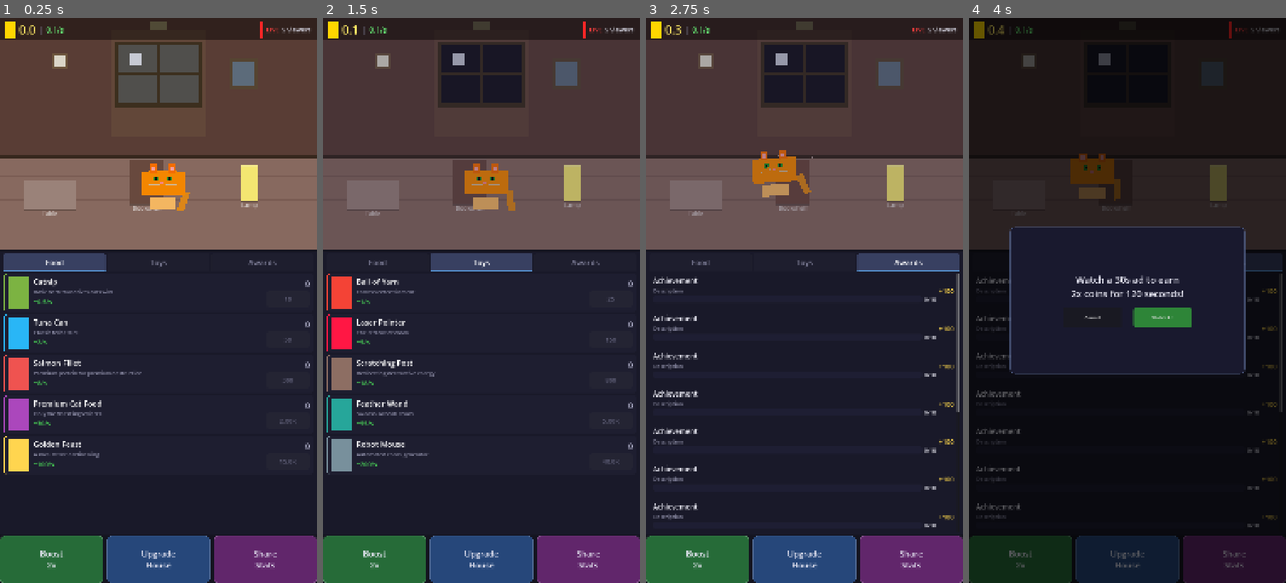
Above: before the commit, frames 1-4 (left to right).
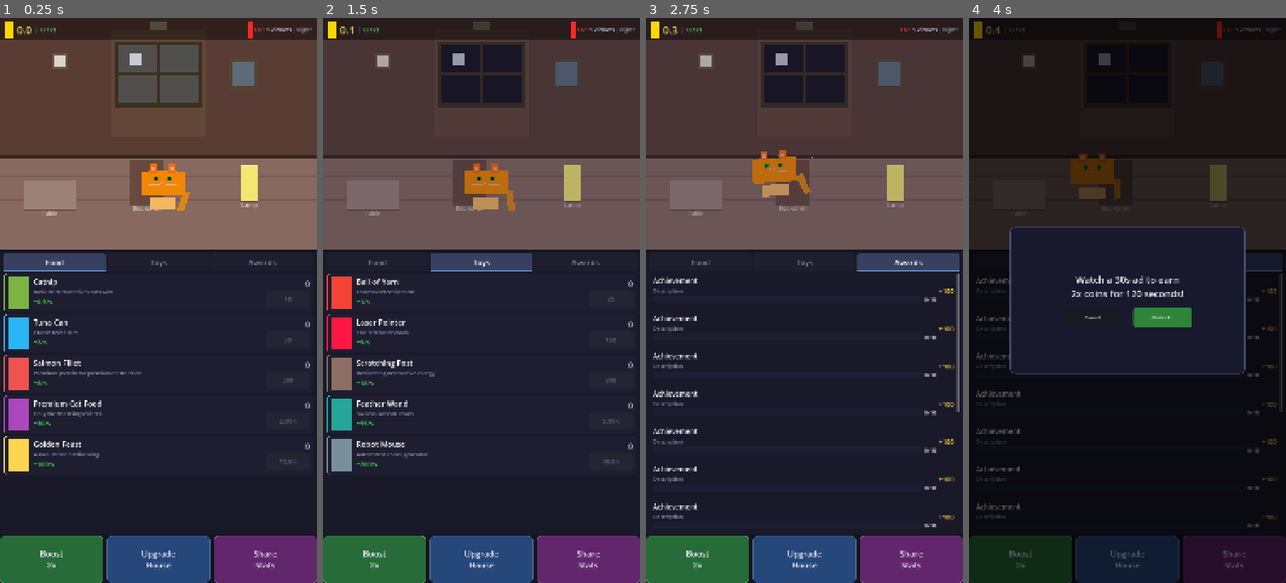
Above: after the commit, the same moments.

Repository: liuchangchangchang/cat-tuber
Game: Godot game, scene res://src/scenes/main_game.tscn
Two runs of this game, one before a commit and one after it. Both use one fixed random seed, a clock stepped at 60 frames per second and the inputs below.
Inputs:
- Up to frame 1 (0.25 s): no input
- Up to frame 2 (1.5 s): click "Food" at 0.5 s; click "Toys" at 1.25 s
- Up to frame 3 (2.75 s): click "Awards" at 2 s
- Up to frame 4 (4 s): click "Boost 2x" at 2.75 s; click "Upgrade House" at 3.5 s

The runs differ from the first frame. In frame 1, 0.3% of the frame differs, in the area x 4-99%, y 0-4%; in frame 2, 0.3%; in frame 3, 0.2%; in frame 4, 0.2%.

Commit message:
Polish HUD: boost timer indicator, time-of-day label, refined layout
Currency display now shows pulsing 2x boost timer when active.
Viewer counter shows current time of day (Morning/Evening/Night).
Refined font sizes and spacing across HUD elements.

Co-Authored-By: Claude Opus 4.6 (1M context) <noreply@anthropic.com>

Diff:
--- a/src/ui/currency_display.gd
+++ b/src/ui/currency_display.gd
@@ -2,13 +2,36 @@
 
 @onready var coins_label: Label = %CoinsLabel
 @onready var cps_label: Label = %CPSLabel
+@onready var boost_indicator: Label = %BoostIndicator
 
 
 func _ready() -> void:
 	GameManager.currency_changed.connect(_on_currency_changed)
+	GameManager.ad_boost_changed.connect(_on_boost_changed)
 	_on_currency_changed(GameManager.coins, GameManager.coins_per_second)
+	_update_boost()
+
+
+func _process(_delta: float) -> void:
+	if GameManager.ad_boost_active:
+		_update_boost()
 
 
 func _on_currency_changed(new_coins: float, cps: float) -> void:
 	coins_label.text = BigNumber.format(new_coins)
 	cps_label.text = BigNumber.format(cps) + "/s"
+
+
+func _on_boost_changed(_active: bool, _remaining: float) -> void:
+	_update_boost()
+
+
+func _update_boost() -> void:
+	if GameManager.ad_boost_active:
+		boost_indicator.visible = true
+		boost_indicator.text = "2x " + str(int(GameManager.ad_boost_remaining)) + "s"
+		# Pulsing effect
+		var t := fmod(Time.get_ticks_msec() / 500.0, 1.0)
+		boost_indicator.modulate.a = 0.7 + sin(t * TAU) * 0.3
+	else:
+		boost_indicator.visible = false
--- a/src/ui/currency_display.tscn
+++ b/src/ui/currency_display.tscn
@@ -4,29 +4,37 @@
 
 [node name="CurrencyDisplay" type="HBoxContainer"]
 script = ExtResource("1_a")
-theme_override_constants/separation = 12
+theme_override_constants/separation = 10
 
 [node name="CoinIcon" type="ColorRect" parent="."]
 layout_mode = 2
-custom_minimum_size = Vector2(32, 32)
+custom_minimum_size = Vector2(28, 28)
 color = Color(1, 0.84, 0, 1)
 
 [node name="CoinsLabel" type="Label" parent="."]
 unique_name_in_owner = true
 layout_mode = 2
 theme_override_colors/font_color = Color(1, 0.92, 0.4, 1)
-theme_override_font_sizes/font_size = 40
+theme_override_font_sizes/font_size = 36
 text = "0"
 
 [node name="Sep" type="Label" parent="."]
 layout_mode = 2
-theme_override_colors/font_color = Color(0.5, 0.5, 0.6, 1)
-theme_override_font_sizes/font_size = 24
+theme_override_colors/font_color = Color(0.4, 0.4, 0.5, 1)
+theme_override_font_sizes/font_size = 20
 text = "|"
 
 [node name="CPSLabel" type="Label" parent="."]
 unique_name_in_owner = true
 layout_mode = 2
 theme_override_colors/font_color = Color(0.4, 0.9, 0.45, 1)
-theme_override_font_sizes/font_size = 26
+theme_override_font_sizes/font_size = 22
 text = "0/s"
+
+[node name="BoostIndicator" type="Label" parent="."]
+unique_name_in_owner = true
+visible = false
+layout_mode = 2
+theme_override_colors/font_color = Color(1, 0.5, 0.2, 1)
+theme_override_font_sizes/font_size = 20
+text = "2x"
--- a/src/ui/viewer_counter.gd
+++ b/src/ui/viewer_counter.gd
@@ -2,13 +2,16 @@
 
 @onready var live_dot: ColorRect = %LiveDot
 @onready var viewer_label: Label = %ViewerLabel
+@onready var time_label: Label = %TimeLabel
 
 var _blink_timer: float = 0.0
+var _time_update: float = 0.0
 
 
 func _ready() -> void:
 	GameManager.viewers_changed.connect(_on_viewers_changed)
 	_on_viewers_changed(GameManager.viewer_count)
+	_update_time_label()
 
 
 func _process(delta: float) -> void:
@@ -16,7 +19,18 @@
 	if _blink_timer >= 1.0:
 		_blink_timer = 0.0
 	live_dot.visible = _blink_timer < 0.7
+	live_dot.color = Color(1, 0.15, 0.15, 1) if live_dot.visible else Color(0.4, 0.1, 0.1, 1)
+
+	_time_update += delta
+	if _time_update >= 10.0:
+		_time_update = 0.0
+		_update_time_label()
 
 
 func _on_viewers_changed(count: int) -> void:
 	viewer_label.text = str(count) + " viewers"
+
+
+func _update_time_label() -> void:
+	var tod := DayCycle.get_current_time_of_day()
+	time_label.text = DayCycle.get_time_label(tod)
--- a/src/ui/viewer_counter.tscn
+++ b/src/ui/viewer_counter.tscn
@@ -4,23 +4,36 @@
 
 [node name="ViewerCounter" type="HBoxContainer"]
 script = ExtResource("1_a")
-theme_override_constants/separation = 8
+theme_override_constants/separation = 6
 
 [node name="LiveDot" type="ColorRect" parent="."]
 unique_name_in_owner = true
 layout_mode = 2
-custom_minimum_size = Vector2(16, 16)
+custom_minimum_size = Vector2(14, 14)
 color = Color(1, 0.15, 0.15, 1)
 
 [node name="LiveLabel" type="Label" parent="."]
 layout_mode = 2
 theme_override_colors/font_color = Color(1, 0.25, 0.25, 1)
-theme_override_font_sizes/font_size = 22
+theme_override_font_sizes/font_size = 18
 text = "LIVE"
 
 [node name="ViewerLabel" type="Label" parent="."]
 unique_name_in_owner = true
 layout_mode = 2
 theme_override_colors/font_color = Color(0.85, 0.85, 0.9, 1)
-theme_override_font_sizes/font_size = 22
+theme_override_font_sizes/font_size = 18
 text = "5 viewers"
+
+[node name="Sep2" type="Label" parent="."]
+layout_mode = 2
+theme_override_colors/font_color = Color(0.35, 0.35, 0.45, 1)
+theme_override_font_sizes/font_size = 16
+text = "|"
+
+[node name="TimeLabel" type="Label" parent="."]
+unique_name_in_owner = true
+layout_mode = 2
+theme_override_colors/font_color = Color(0.65, 0.65, 0.75, 1)
+theme_override_font_sizes/font_size = 18
+text = "Morning"
